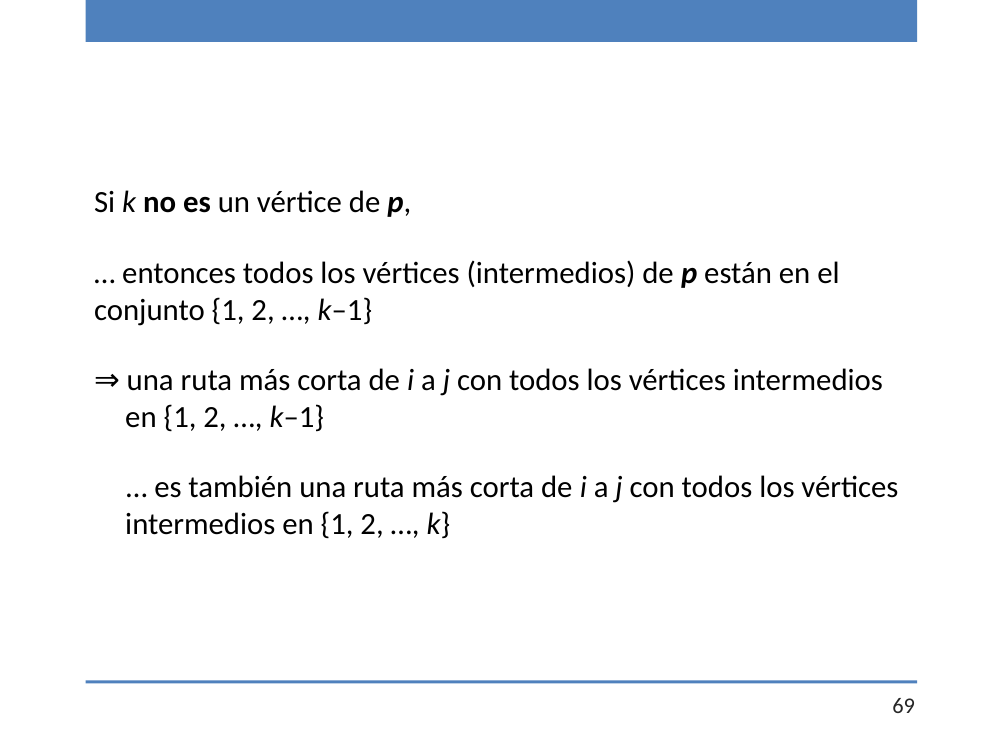
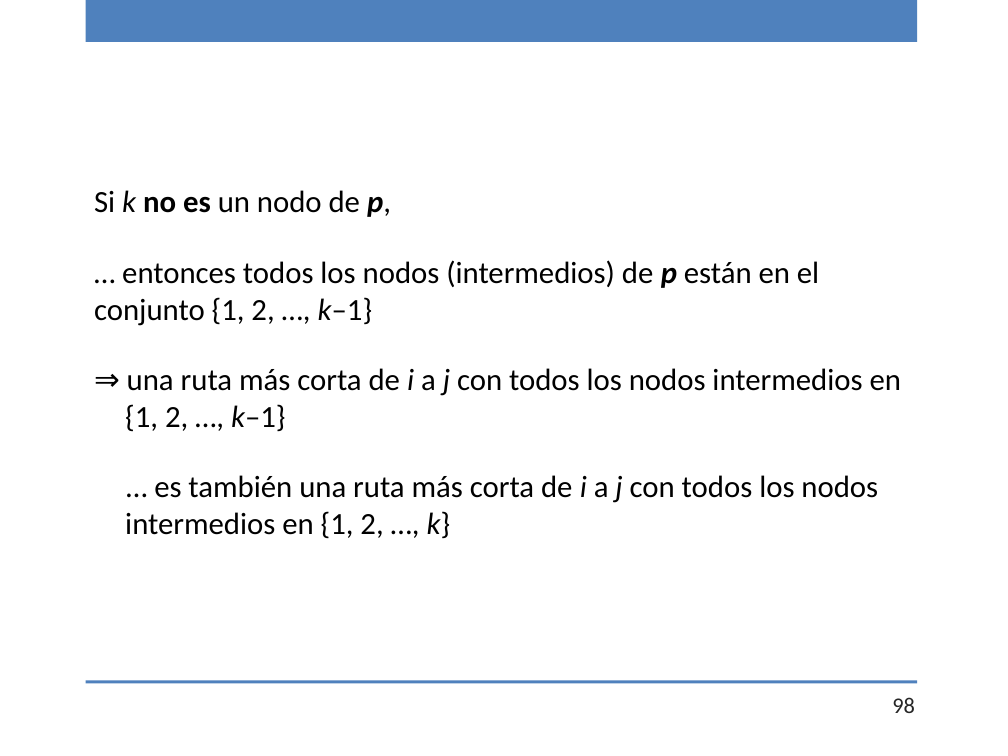
Before and after one commit to chris-carstens/2020-2, a slide deck: slide 98 of Clases/19 - Programación Dinámica/19-ProgDinámica.pptx (slide 69 before the commit). Drawn at 1008x756 pixels with LibreOffice and Linux fonts; fonts in the diff are those of the drawing. Boxes give left, top, right and bottom in pixels: in the first picture for what was removed or moved away, otherwise in the second. Text is boxed around its words. In the diff, an @@ line names an element or a change of style, - is before the commit and + after.

```diff
--- a/Clases/19 - Programación Dinámica/19-ProgDinámica.pptx
+++ b/Clases/19 - Programación Dinámica/19-ProgDinámica.pptx
@@ text at bbox=[94, 190, 901, 539]: text changed @@
-Si k no es un vértice de p,
-… entonces todos los vértices (intermedios) de p están en el conjunto {1, 2, …, k–1}
-⇒ una ruta más corta de i a j con todos los vértices intermedios en {1, 2, …, k–1}
-… es también una ruta más corta de i a j con todos los vértices intermedios en {1, 2, …, k}
+Si k no es un nodo de p,
+… entonces todos los nodos (intermedios) de p están en el conjunto {1, 2, …, k–1}
+⇒ una ruta más corta de i a j con todos los nodos intermedios en {1, 2, …, k–1}
+… es también una ruta más corta de i a j con todos los nodos intermedios en {1, 2, …, k}
@@ page number at bbox=[892, 697, 915, 713]: text changed @@
-69
+98
```
Also in this commit, not shown: 6 other slides changed, 29 slides added, 1 other file.
